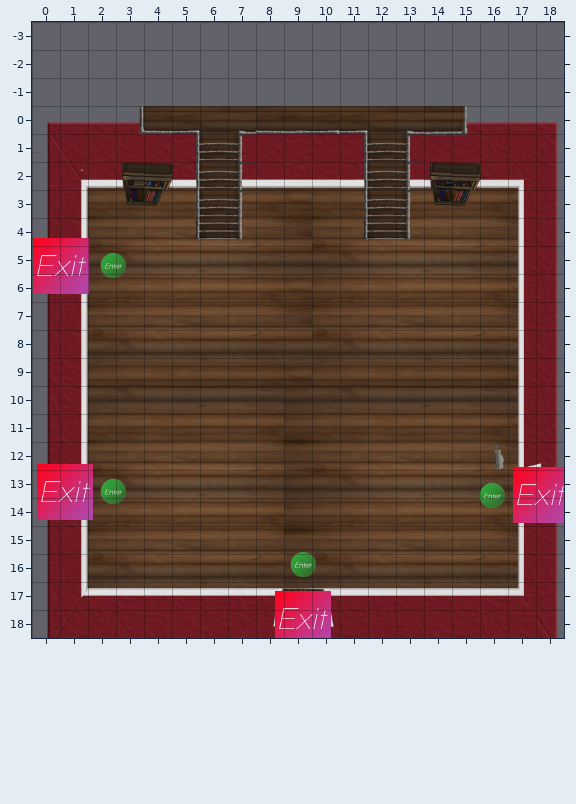
An edit to a level. Tiled map, Tiled Maps/Foyer_Clean.tmx. This is how it looked before the edit.
Cells are 100x100 px. Shown: x 0..18, y -3..18.
The result:
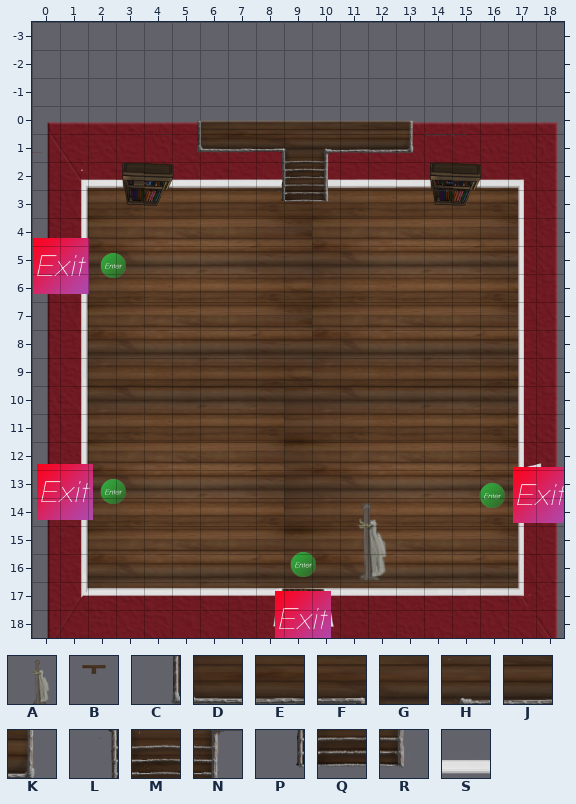
Key: from "coat_rack": A 0; from "foyer_stairs_sheet": B 0, C 48, D 49, E 50, F 51, G 52, H 53, J 55, K 56, L 66, M 67, N 68, P 81, Q 82, R 83; from "wall_bottom_moulding_sheet": S 38.
_ is an empty cell, . an unchanged one.
Objects are placed by their top-left corner, in cells (3,4 is the top-left corner of cell 3,4); size is 1x1 cell unless given.
Difference:
--- layer "Decor"
@@ x 13..13 @@
- 2 S
+ 2 _
@@ x 16..16 @@
-12 A
+12 _
--- layer "Doors"
@@ x 3..15 @@
- 0 CDFGHDEFFGHJK
- 1 ..LMN...LMN..
- 2 ..LMN...LMN..
- 3 ..LMN...LMN..
- 4 ..PQR...PQR..
+ 0 _____________
+ 1 ..___...___..
+ 2 ..___...___..
+ 3 ..___...___..
+ 4 ..___...___..
--- layer "Furniture" (added)
+B at 2.1,-2.4 size 15.4x15.4
+A at 10.1,13.9 size 3x3
